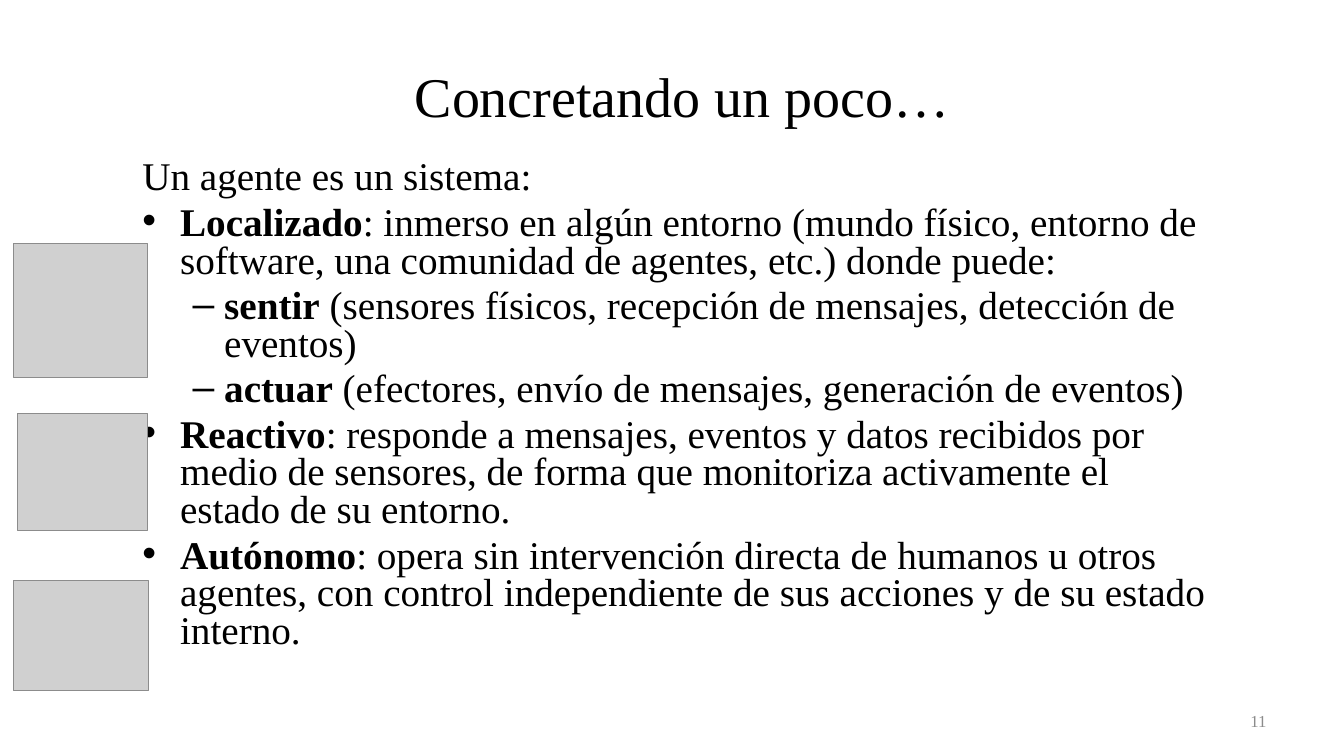
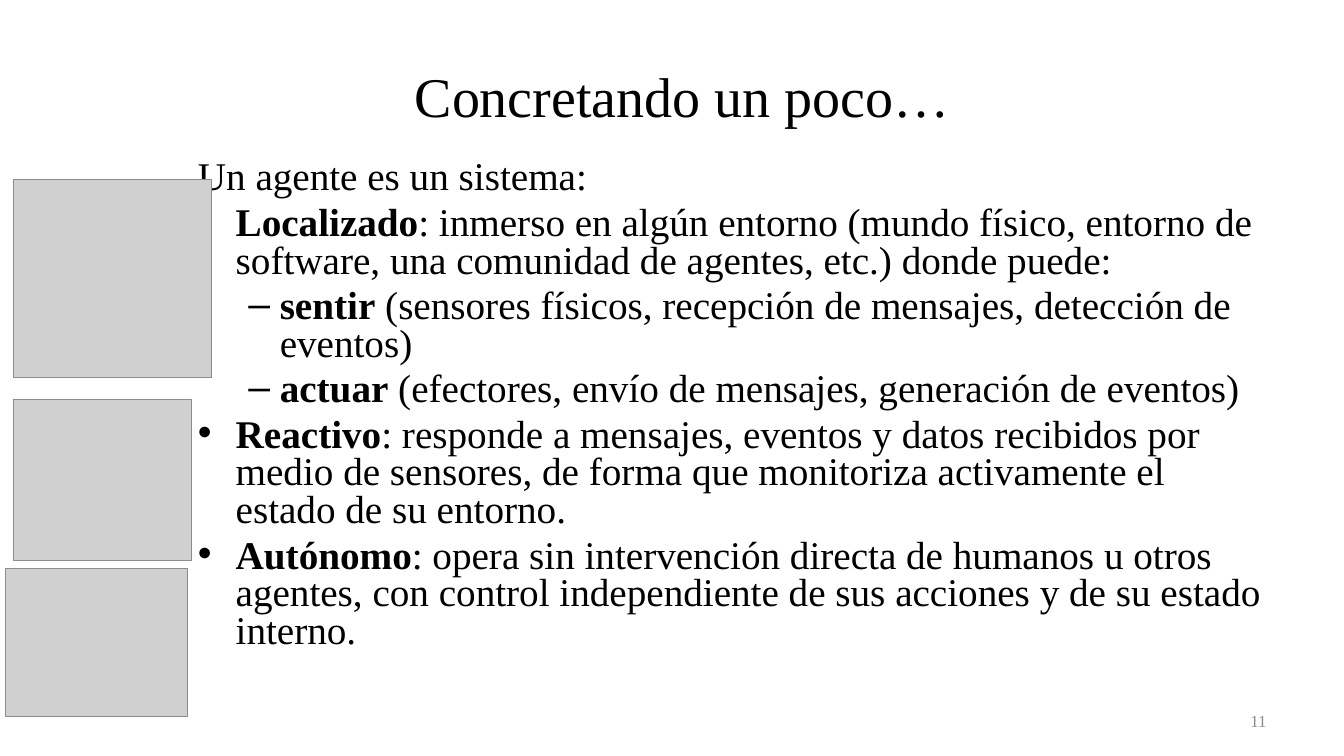
Before and after one commit to fsancho/Modelado-Analisis-Complejidad, a slide deck: slide 11 of Bloque II. SMA/II.1. Sistemas Multiagente.pptx. Drawn at 1344x756 pixels with LibreOffice and Linux fonts; fonts in the diff are those of the drawing; grey boxes stand for pictures. Boxes give left, top, right and bottom in pixels: in the first picture for what was removed or moved away, otherwise in the second. Text is boxed around its words. In the diff, an @@ line names an element or a change of style, - is before the commit and + after.

```diff
--- a/Bloque II. SMA/II.1. Sistemas Multiagente.pptx
+++ b/Bloque II. SMA/II.1. Sistemas Multiagente.pptx
@@ picture: place and size @@
-picture at [13,243,147,377]
+picture at [13,179,212,378]
@@ text "Un agente es un sistema:": place and size @@
-text "Un agente es un sistema:" at [142,164,1205,645]
+text "Un agente es un sistema:" at [198,164,1260,645]
@@ picture: place and size @@
-picture at [17,413,147,530]
+picture at [13,400,192,561]
@@ picture: place and size @@
-picture at [13,581,148,691]
+picture at [5,569,188,717]
```
Also in this commit, not shown: 8 other slides changed.
